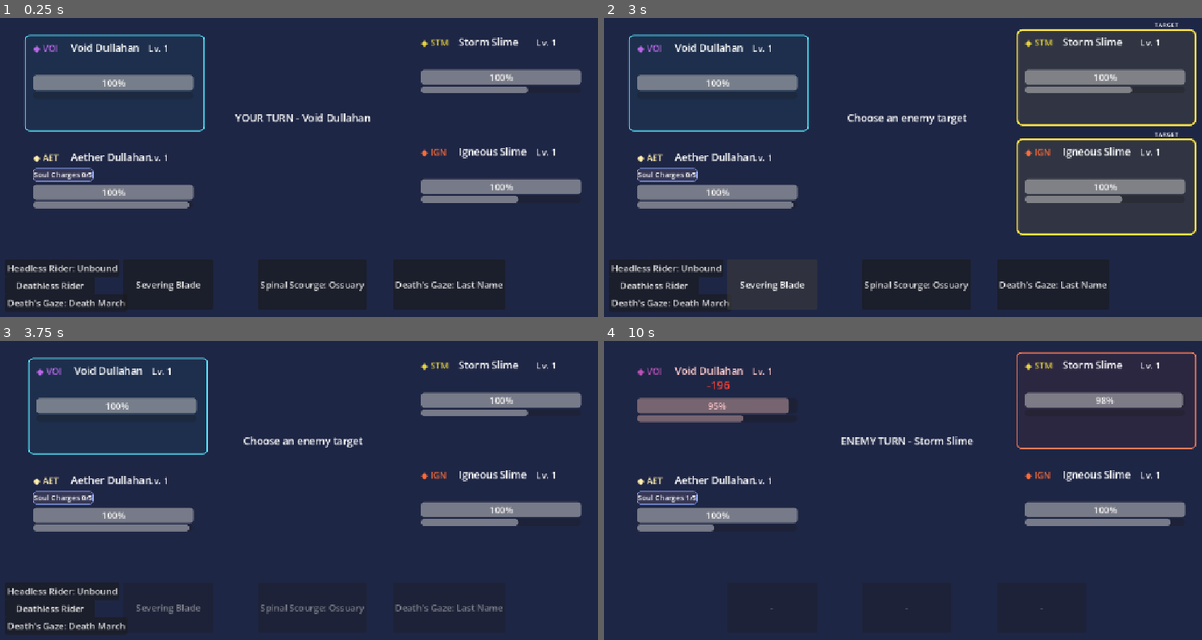
Above: before the commit, frames 1-4 (two rows, left to right).
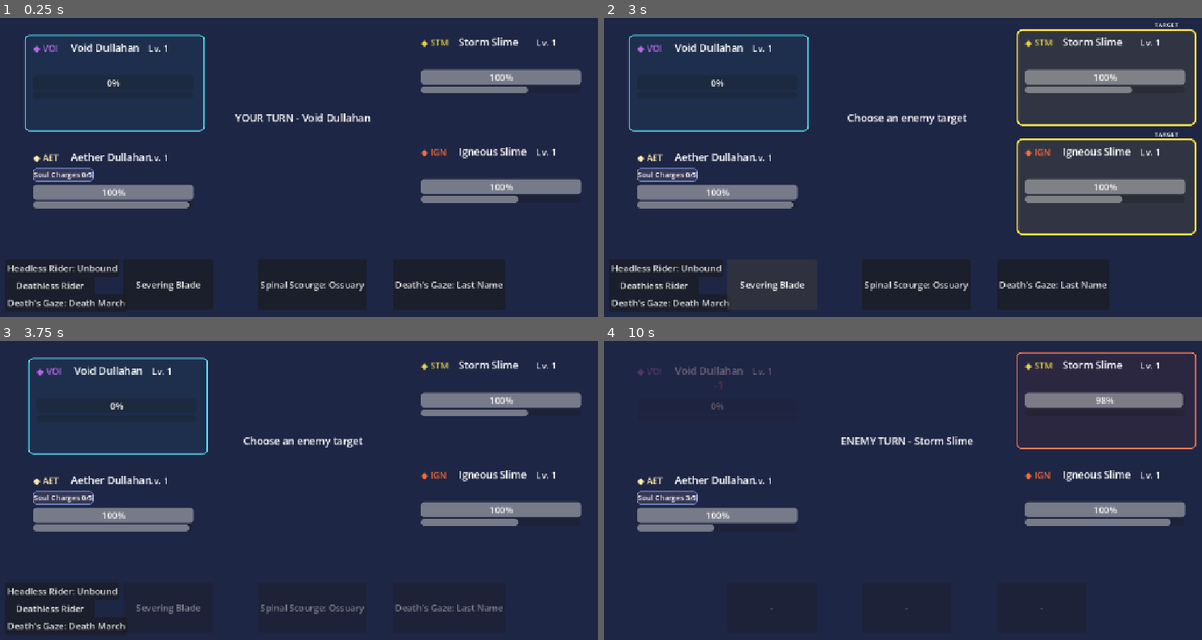
Above: after the commit, the same moments.

Repository: Akharyuu/monster-rpg
Game: Godot game, scene res://scenes/battle/battle_screen.tscn
Two runs of this game, one before a commit and one after it. Both use one fixed random seed, a clock stepped at 60 frames per second and the inputs below.
Inputs (mouse positions are in pixels of both pictures, inside the frame that each line leads up to):
- Up to frame 1 (0.25 s): no input
- Up to frame 2 (3 s): click "Headless Rider: Unbound" at 0.5 s; click "Deathless Rider" at 1.25 s; click "Death's Gaze: Death March" at 2 s; click "Severing Blade" at 2.75 s
- Up to frame 3 (3.75 s): click (502, 400) at 3.52 s
- Up to frame 4 (10 s): click "Spinal Scourge: Ossuary" at 4.25 s; click "Soul Vessel: Requiem" at 5 s; click "Soulpiercer: Ascension" at 5.75 s; click "Beyond the Veil: Convergence" at 6.5 s; click (1106, 400) at 7.27 s; click "Soul Vessel: Requiem" at 8 s; click "Severing Blade" at 8.75 s; tap Enter at 9.5 s

The runs differ from the first frame. In frame 1, 1.5% of the frame differs, in the area x 5-33%, y 18-25%; in frame 2, 1.5%; in frame 3, 1.5%; in frame 4, 2.2%, in the area x 5-31%, y 8-54%.

Commit message:
Make Soul Recall easy to test in final Dullahan setup

Diff:
--- a/godot/scenes/battle/battle_screen.gd
+++ b/godot/scenes/battle/battle_screen.gd
@@ -61,11 +61,14 @@
         )
     ]
 
-    # Temporary training dummies for resonance testing.
-    # This only affects this battle scene, not canonical monster data.
+    # Temporary resonance-test setup only.
+    # Enemies are damage sponges and Void Dullahan starts near death
+    # so Soul Recall can be tested without a long setup.
     for enemy in enemies:
         enemy.max_health = 100000
         enemy.health = enemy.max_health
+
+    allies[1].health = 1
 
     battle_controller = BattleControllerScript.new()
     battle_controller.setup(
